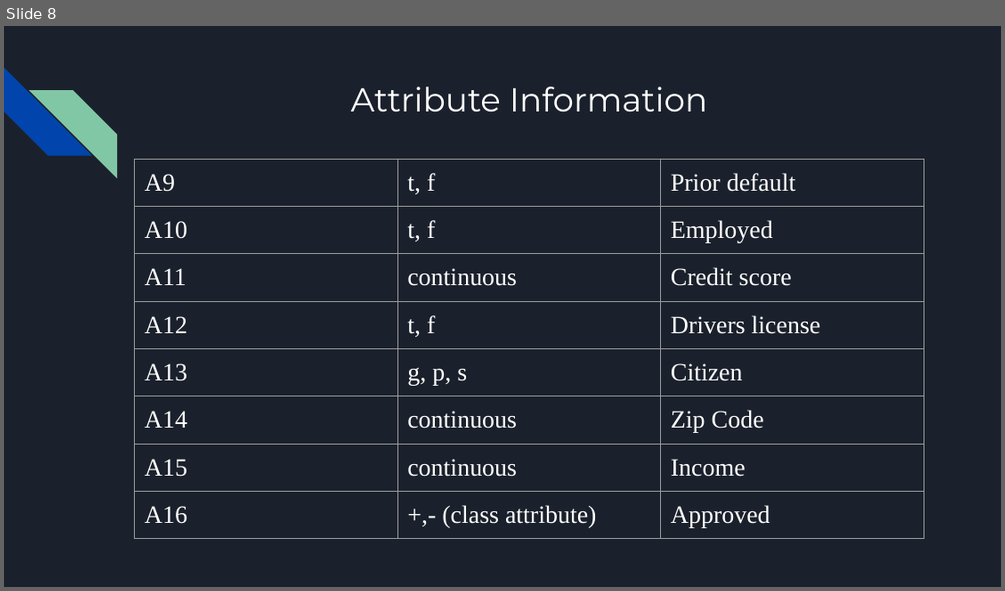
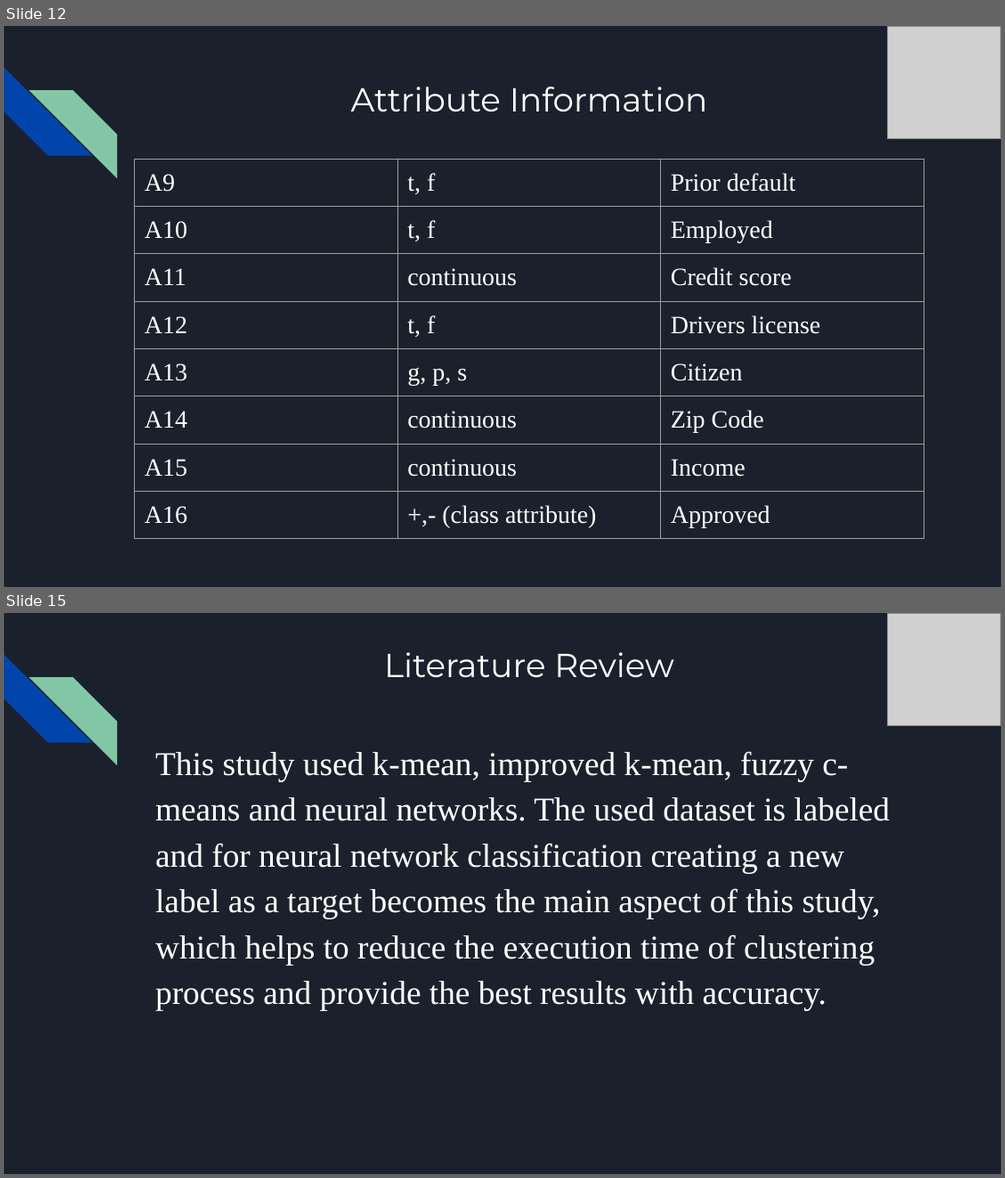
Before and after one commit to Rakesh-Naidu/Credit-card-approval-prediction, a slide deck: Credit Approval Prediction.pptx. Shown one above the other, each under a label of ours: slide 8 before the commit, slides 12 and 15 after it; the slides between them are not shown. The pictures are 1005x591 and 1005x1178 pixels, drawn with LibreOffice and Linux fonts; fonts in the diff are those of the drawing; grey boxes stand for pictures. Boxes give left, top, right and bottom in pixels: in the first picture for what was removed or moved away, otherwise in the second. Text is boxed around its words. In the diff, an @@ line names an element or a change of style, - is before the commit and + after.

```diff
--- a/Credit Approval Prediction.pptx
+++ b/Credit Approval Prediction.pptx
@@ slide 15 added at (4,613,1001,1174), background #1B212C; not listed: 2 template elements that a slide beside it also shows @@
@@ picture added at (887,613,1001,726) @@
@@ title added at (384,652,673,677), 24 pt, text #FFFFFF @@
+Literature Review
@@ text added at (155,751,890,1010), 24 pt, text #FFFFFF @@
+This study used k-mean, improved k-mean, fuzzy c-means and neural networks. The used dataset is labeled and for neural network classification creating a new label as a target becomes the main aspect of this study, which helps to reduce the execution time of clustering process and provide the best results with accuracy.
@@ what was slide 8 is now slide 12 @@
@@ slide 12 changed as well @@
@@ picture added at (887,26,1001,139) @@
```
Also in this commit, not shown: 13 other slides changed, 25 other slides added, 4 slides removed, 4 other files.
